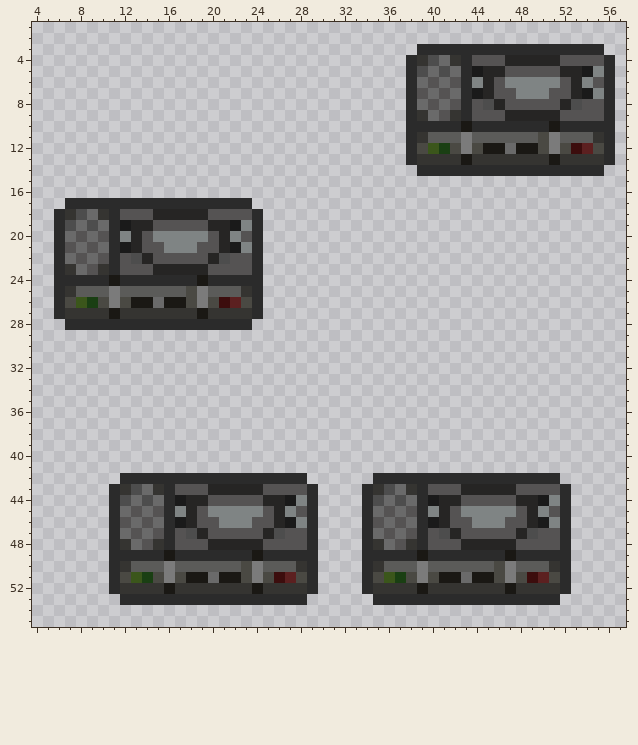
Edited in one commit: pixel-art sprite (Resources/Textures/Structures/Wallmounts/intercom.rsi/base.png). Above, as it was before the edit.
The file is 64x64 pixels. Colours within 5 levels of each other are drawn and written as one. Shown: x 4..57, y 1..55.
New version:
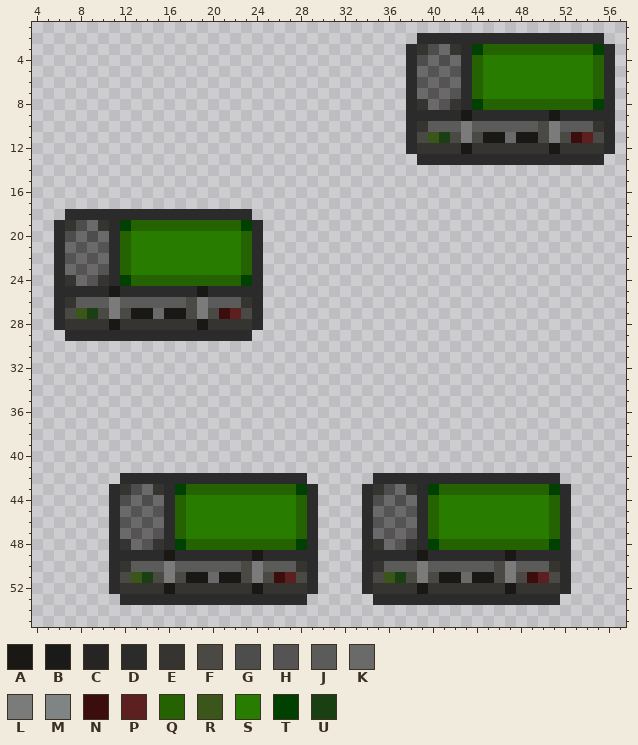
Palette (. is transparent): A #1a1814  B #1a1a1a  C #262524  D #2b2b2b  E #353431  F #4a4943  G #4d4d4d  H #555353  J #5b5b59  K #6a6a6a  L #7b7b7b  M #7f8484  N #3c0d0d  P #5c2020  Q #246202  R #3b561b  S #287d00  T #004000  U #1a3f13
Changes in this commit:
Changed rows in their new state; - is an unchanged pixel.
first column x 6:
 2 ---------------------------------DDDDDDDDDDDDDDDDD-
 3 --------------------------------DEGKE-TQQQQQQQQQQTD
 4 ---------------------------------GKGK-QSSSSSSSSSSQ-
 5 ---------------------------------KHKH-QSSSSSSSSSSQ-
 6 ---------------------------------HKHK-QSSSSSSSSSSQ-
 7 ---------------------------------KHKH-QSSSSSSSSSSQ-
 8 ---------------------------------EKHE-TQQQQQQQQQQT-
 9 ---------------------------------DDDDADDDDDDDADDDD-
10 ---------------------------------EJJJLJJJJJJFLJJJE-
11 ---------------------------------FRUF-FAAKAA--FNPF-
12 ---------------------------------EEEEAEEEEEEEAEEEE-
13 --------------------------------.DDDDDDDDDDDDDDDDD.
14 ---------------------------------.................-
17 -.................---------------------------------
18 .DDDD-DDDDDDDDDDDD.--------------------------------
19 -EGKE-TQQQQQQQQQQT---------------------------------
20 -GKGK-QSSSSSSSSSSQ---------------------------------
21 -KHKH-QSSSSSSSSSSQ---------------------------------
22 -HKHK-QSSSSSSSSSSQ---------------------------------
23 -KHKH-QSSSSSSSSSSQ---------------------------------
24 -EKHEDTQQQQQQQQQQT---------------------------------
25 -DDDDADDDDDDDADDDD---------------------------------
26 -EJJJ-JJJJJJ--JJJE---------------------------------
27 -FRUFLFAAKAAFLFNPF---------------------------------
28 DEEEEAEEEEEEEAEEEED--------------------------------
29 -DDDDDDDDDDDDDDDDD---------------------------------
first column x 17:
43 TQQQQQQQQQQT-----------TQQQQQQQQQQT
44 QSSSSSSSSSSQ-----------QSSSSSSSSSSQ
45 QSSSSSSSSSSQ-----------QSSSSSSSSSSQ
46 QSSSSSSSSSSQ-----------QSSSSSSSSSSQ
47 QSSSSSSSSSSQ-----------QSSSSSSSSSSQ
48 TQQQQQQQQQQT-----------TQQQQQQQQQQT
Boxes around the changes in both pictures, in picture pixels (x1, y1, x2, y2):
changed: (406, 33, 615, 176)
changed: (54, 198, 263, 341)
changed: (175, 484, 307, 550)
changed: (428, 484, 560, 550)
